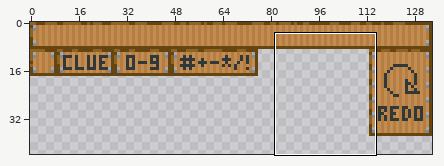
Pixel-art file: disassembly/buttons.aseprite. The picture above shows the old version from afar; the outline marks the close-up.
Close-up. As it was:
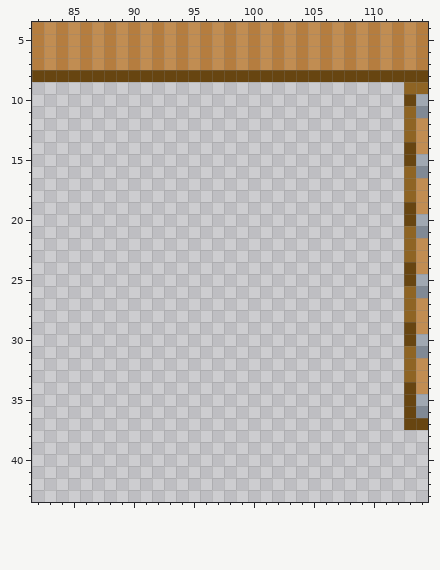
134x50 pixels, 1 frame. Shown: x 82..114, y 4..43. The wide view leaves out empty margins.
Once edited:
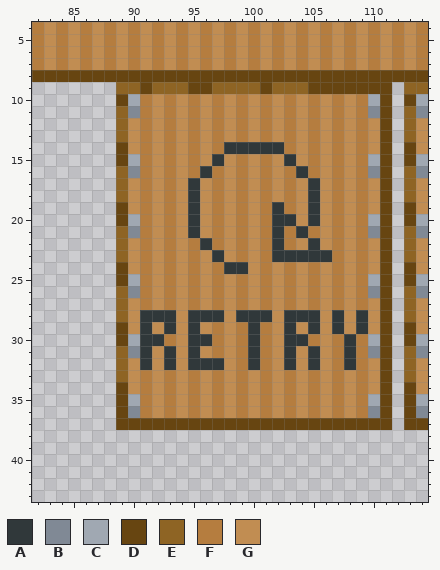
Palette (. is transparent): A #30383a  B #808995  C #a0a8b2  D #674511  E #8e6424  F #b57d3f  G #c18d52
Edits made:
@@ x 82..114 @@
  8 DDDDDDDDDDDDDDDDDDDDDDDDDDDDDDDDD
- 9 ...............................EE
-10 ...............................DC
-11 ...............................EB
-12 ...............................EG
-13 ...............................EG
-14 ...............................DG
-15 ...............................DC
-16 ...............................EB
-17 ...............................EG
-18 ...............................EG
-19 ...............................DG
-20 ...............................DC
-21 ...............................EB
-22 ...............................EG
-23 ...............................EG
-24 ...............................DG
-25 ...............................DC
-26 ...............................EB
-27 ...............................EG
-28 ...............................EG
-29 ...............................DG
-30 ...............................DC
-31 ...............................EB
-32 ...............................EG
-33 ...............................EG
-34 ...............................DG
-35 ...............................DC
-36 ...............................DB
-37 ...............................DD
+ 9 .......EEDEEEDDEEEEDEEEDDDDDDD.EE
+10 .......DCFGFGFGFGFGFGFGFGFGFCD.DC
+11 .......EBFGFGFGFGFGFGFGFGFGFBD.EB
+12 .......EGFGFGFGFGFGFGFGFGFGFGD.EG
+13 .......EGFGFGFGFGFGFGFGFGFGFGD.EG
+14 .......DGFGFGFGFAAAAAFGFGFGFGD.DG
+15 .......DCFGFGFGAGFGFGAGFGFGFCD.DC
+16 .......EBFGFGFAFGFGFGFAFGFGFBD.EB
+17 .......EGFGFGAGFGFGFGFGAGFGFGD.EG
+18 .......EGFGFGAGFGFGFGFGAGFGFGD.EG
+19 .......DGFGFGAGFGFGFAFGAGFGFGD.DG
+20 .......DCFGFGAGFGFGFAAGAGFGFCD.DC
+21 .......EBFGFGAGFGFGFAFAFGFGFBD.EB
+22 .......EGFGFGFAFGFGFAFGAGFGFGD.EG
+23 .......EGFGFGFGAGFGFAAAAAFGFGD.EG
+24 .......DGFGFGFGFAAGFGFGFGFGFGD.DG
+25 .......DCFGFGFGFGFGFGFGFGFGFCD.DC
+26 .......EBFGFGFGFGFGFGFGFGFGFBD.EB
+27 .......EGFGFGFGFGFGFGFGFGFGFGD.EG
+28 .......EGAAAGAAAGAAAGAAAGAGAGD.EG
+29 .......DGAGAGAGFGFAFGAGAGAGAGD.DG
+30 .......DCAAFGAAFGFAFGAAFGFAFCD.DC
+31 .......EBAGAGAGFGFAFGAGAGFAFBD.EB
+32 .......EGAGAGAAAGFAFGAGAGFAFGD.EG
+33 .......EGFGFGFGFGFGFGFGFGFGFGD.EG
+34 .......DGFGFGFGFGFGFGFGFGFGFGD.DG
+35 .......DCFGFGFGFGFGFGFGFGFGFCD.DC
+36 .......DBFGFGFGFGFGFGFGFGFGFBD.DB
+37 .......DDDDDDDDDDDDDDDDDDDDDDD.DD
 38 .................................
Pixel boxes of the changes (left, top, right, bottom) in both close-ups:
added: (116, 82, 392, 430)
